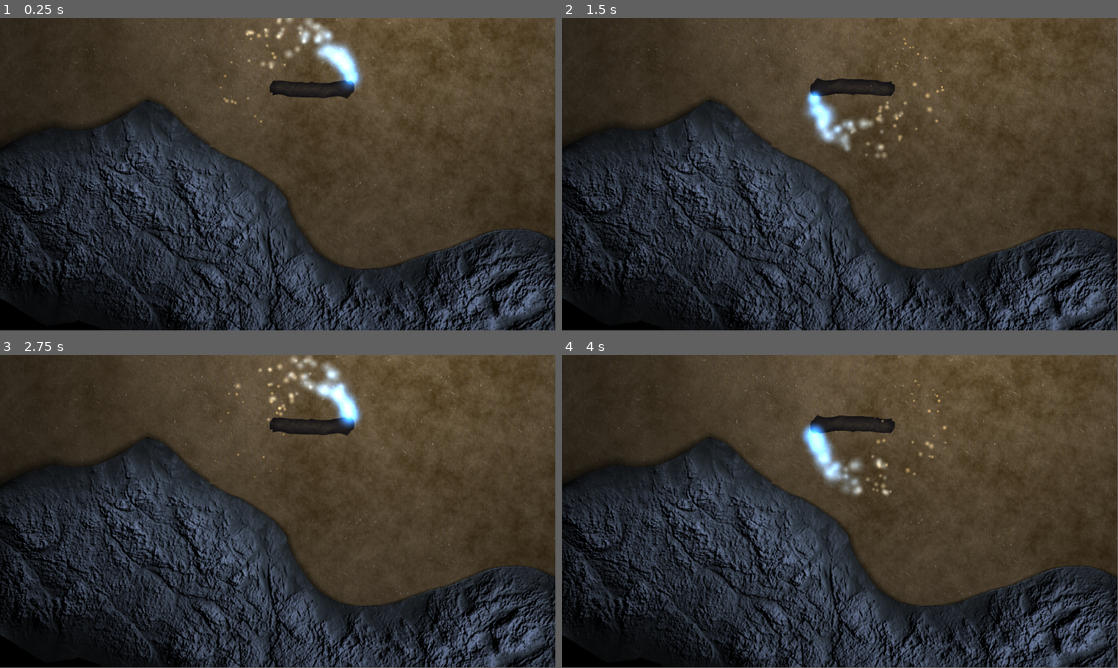
Above: before the commit, frames 1-4 (two rows, left to right).
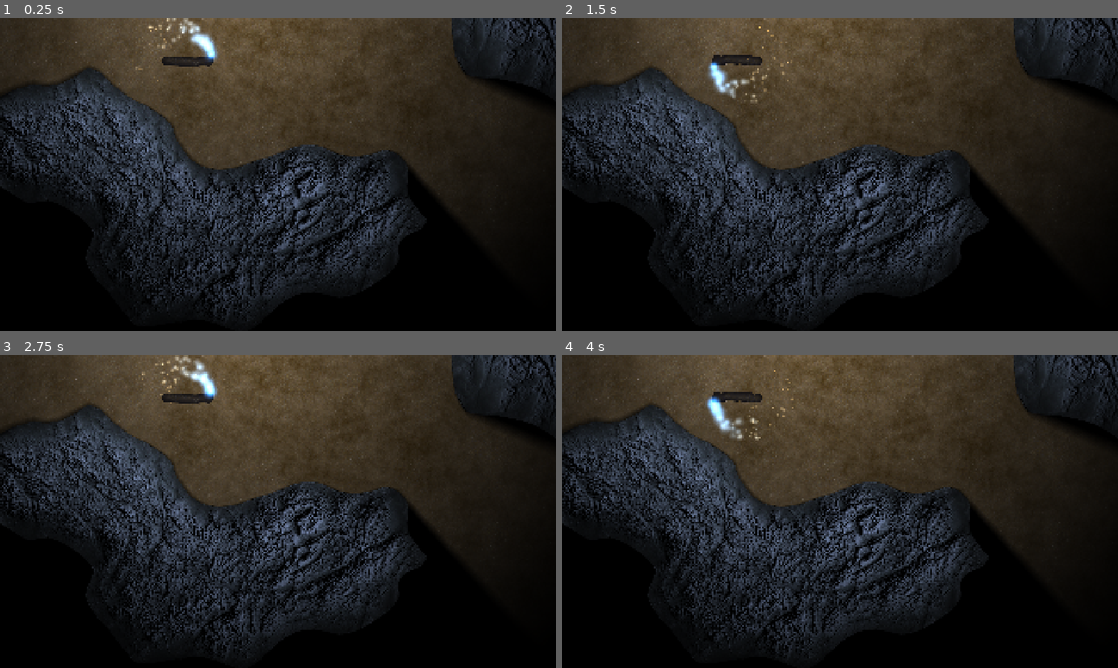
Above: after the commit, the same moments.

Repository: sageofthesevenseas/GDWJ82-Unseen
Game: Godot game, scene res://00_Scenes/main.tscn
Two runs of this game, one before a commit and one after it. Both use one fixed random seed, a clock stepped at 60 frames per second and the inputs below. The engine's default icon, where the game draws it, is replaced by a stand-in: a white triangle on a blue panel in a dark square.
Inputs:
- Up to frame 1 (0.25 s): no input
- Up to frame 2 (1.5 s): hold D (move_right) 0.53-1.28 s; hold S (move_down) from 1.28 s (still down)
- Up to frame 3 (2.75 s): release S (move_down) at 2.03 s; hold D (move_right) from 2.03 s (still down)
- Up to frame 4 (4 s): release D (move_right) at 2.78 s; hold W (move_up) 2.78-3.53 s; hold A (move_left) from 3.53 s (still down)
In our replay, the window is 799x449 before the commit and 800x450 after it. These sizes can differ from the game's own. Grey fills any space a smaller window leaves; there, only what the larger window draws over its background counts as a difference.

The runs differ from the first frame. In frame 1, 63% of the frame differs, in the area x 0-100%, y 0-100%; in frame 2, 63%; in frame 3, 63%; in frame 4, 63%.

Commit message:
Set window to full HD and added Canvas stretch

Diff:
--- a/00_Scenes/TestScenery.tscn
+++ b/00_Scenes/TestScenery.tscn
@@ -1051,7 +1051,7 @@
 color = Color(0, 0, 0, 1)
 
 [node name="MainLight" parent="." instance=ExtResource("1_chrnd")]
-position = Vector2(832, -129)
+position = Vector2(829, -126)
 
 [node name="Node" type="Node" parent="."]
 
--- a/project.godot
+++ b/project.godot
@@ -14,6 +14,13 @@
 run/main_scene="uid://ctxqtjrcc0d7"
 config/features=PackedStringArray("4.4", "Forward Plus")
 config/icon="res://icon.svg"
+
+[display]
+
+window/size/viewport_width=1920
+window/size/viewport_height=1080
+window/size/borderless=true
+window/stretch/mode="canvas_items"
 
 [input]
 
